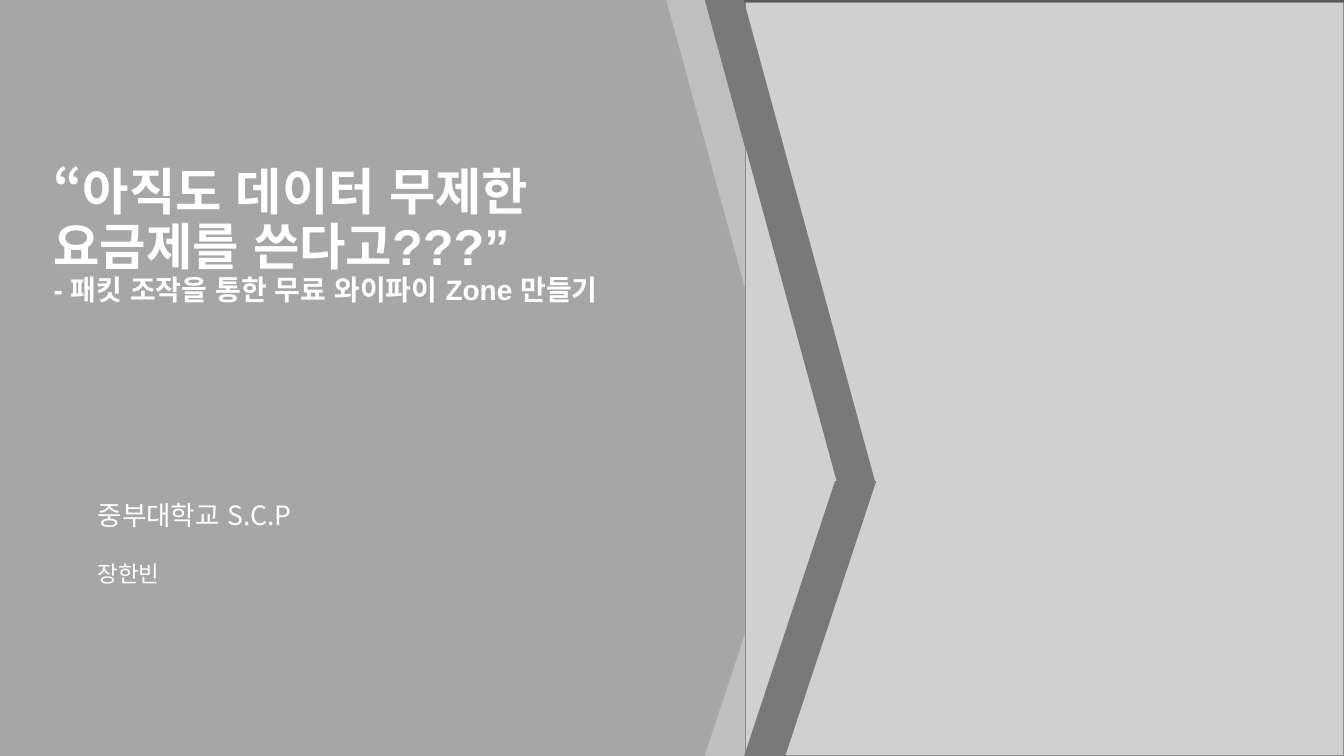
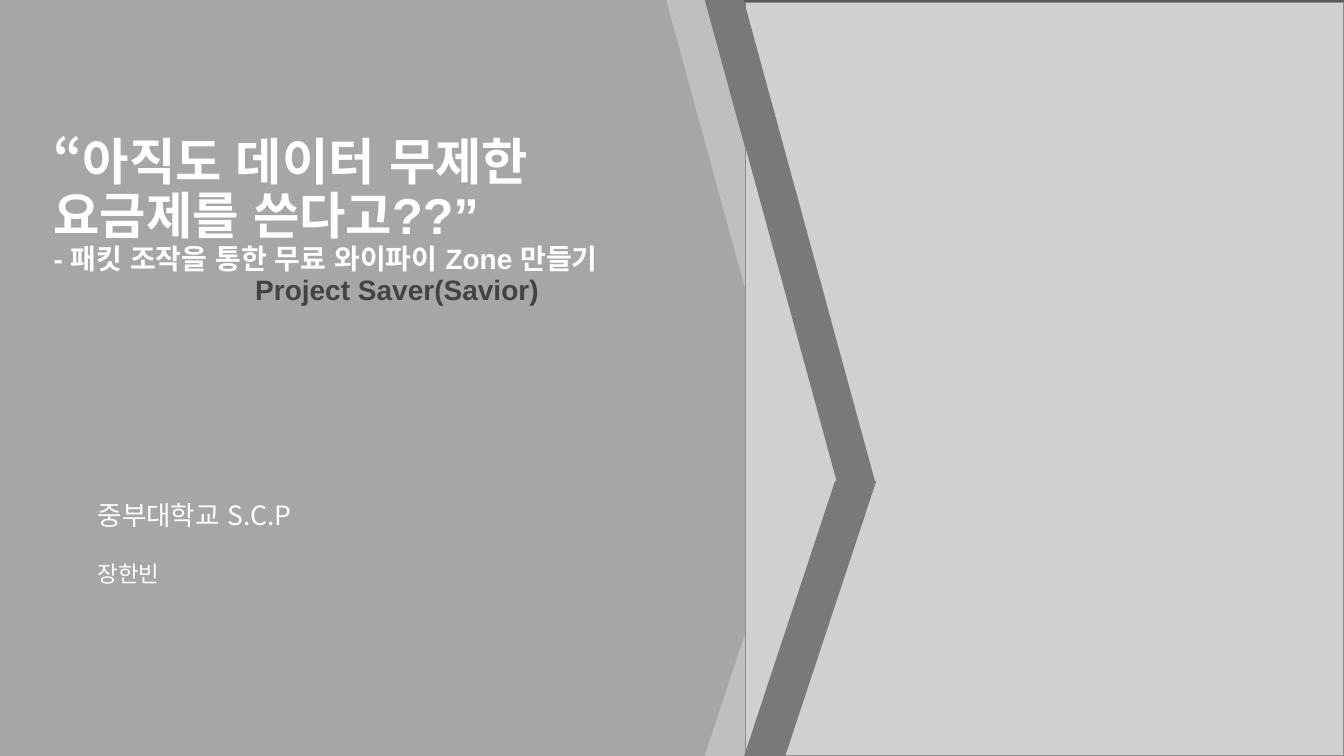
Before and after one commit to JangHanbin/CCIT-Presentation, a slide deck: slide 1 of 중부대학교_SCP_장한빈_네트워크 취약점을 통한 LTE Hotspot.pptx. Drawn at 1344x756 pixels with LibreOffice and Linux fonts; fonts in the diff are those of the drawing; grey boxes stand for pictures. Boxes give left, top, right and bottom in pixels: in the first picture for what was removed or moved away, otherwise in the second. Text is boxed around its words. In the diff, an @@ line names an element or a change of style, - is before the commit and + after.

```diff
--- a/중부대학교_SCP_장한빈_네트워크 취약점을 통한 LTE Hotspot.pptx
+++ b/중부대학교_SCP_장한빈_네트워크 취약점을 통한 LTE Hotspot.pptx
@@ title at bbox=[54, 136, 597, 305]: text changed; size 36 to 20 pt @@
-“아직도 데이터 무제한
-요금제를 쓴다고???”
-- 패킷 조작을 통한 무료 와이파이 Zone 만들기
+“아직도 데이터 무제한
+요금제를 쓴다고??”
+- 패킷 조작을 통한 무료 와이파이 Zone 만들기
+Project Saver(Savior)
```
Also in this commit, not shown: 5 other slides changed, 1 slide added.
